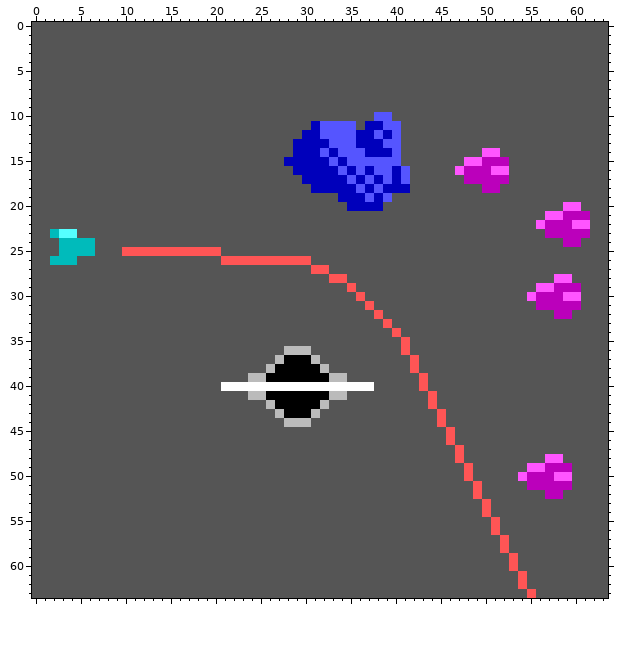
Two states of a pixel-art file, mockup.aseprite. This is how it looked before the edit.
64x64 pixels, 1 frame.
The result:
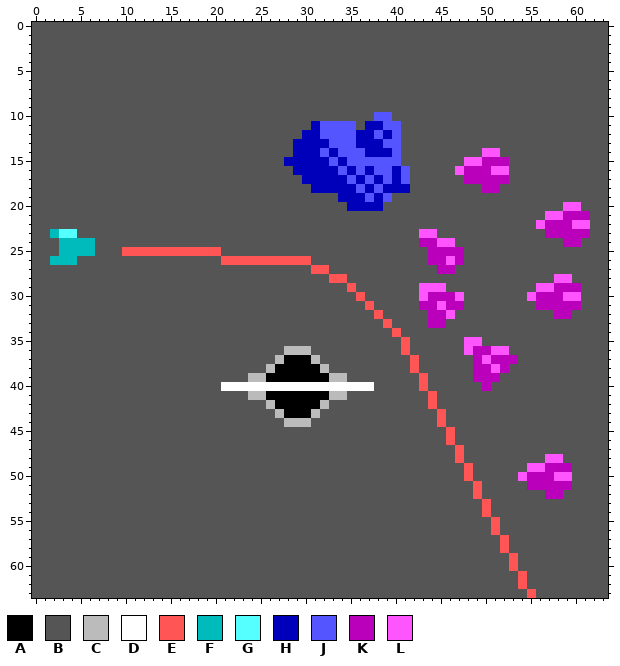
Palette (. is transparent): A #000000  B #555555  C #bbbbbb  D #ffffff  E #ff5555  F #00bbbb  G #55ffff  H #0000bb  J #5555ff  K #bb00bb  L #ff55ff
The exact change:
Changed rows in their new state; - is an unchanged pixel.
Layer "Layer 1":
first column x 43:
23 LL---------
24 KKLL-------
25 -KKKK------
26 -KKLK------
27 --KK-------
29 LLL--------
30 LKKKL------
31 KKLKK------
32 -KKL-------
33 -KK--------
35 -----LL----
36 -----LKKLL-
37 ------KLKKK
38 ------KKLK-
39 ------KKK--
40 -------K---
Changed places in both pictures, as pixel boxes (x1, y1, x2, y2):
changed: (419, 229, 518, 391)
